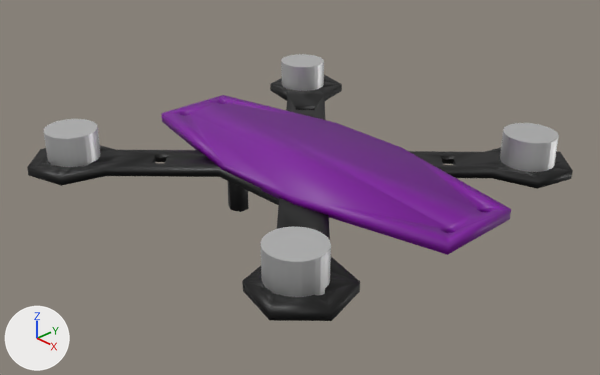
The Blender file blender/custom.blend: old version first, new version second.
Rendered twice from a 50 mm camera at (0.11, -0.1034, 0.0768) aimed at (0.0031, -0.0028, 0.0049). Lighting does not change. The marker at lower left points along +X, +Y and +Z.
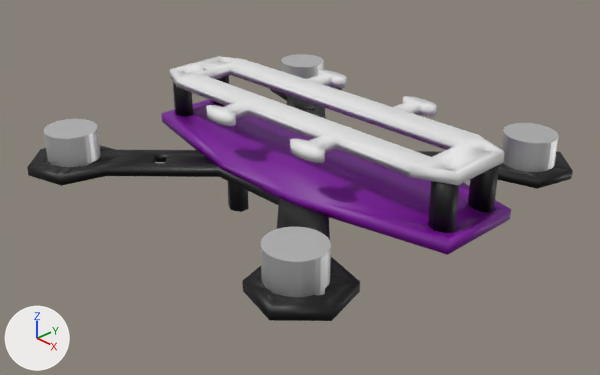
Commit message: modified:   meshes/collada_files/custom.dae

Pixel boxes [x1, y1, x2, y2] of what changed, in the pictures (600 x 375 px):
'Carbon Fiber Frame Top Longer', added: after [170, 56, 504, 185]
'Leg.006', added: after [428, 181, 459, 233]
'Leg.007', added (black): after [468, 165, 499, 212]
'Leg.005', added: after [173, 82, 193, 117]
'Leg.004', added: after [212, 76, 229, 105]

The change, as a list of edits to the scene's bpy script:
```text
Add mat_material_013:
    mat_material_013 = principled_material('Material.013')
    mat_material_013.base_color = (0.0, 0.0, 0.0)  # black #000000
Add mat_material_012:
    mat_material_012 = principled_material('Material.012')
    mat_material_012.base_color = (0.0, 0.0, 0.0)  # black #000000
Add mat_material_011:
    mat_material_011 = principled_material('Material.011')
    mat_material_011.base_color = (0.0, 0.0, 0.0)  # black #000000
Add mat_material_010:
    mat_material_010 = principled_material('Material.010')
    mat_material_010.base_color = (0.0, 0.0, 0.0)  # black #000000
Add me_carbon_fiber_frame_top_longer:
    me_carbon_fiber_frame_top_longer.from_pydata(...)  # 379 vertices, 778 faces; spans x -12.9..21.2, y -43.5..35.9, z 0.0..2.0
    me_carbon_fiber_frame_top_longer.polygons.foreach_set('use_smooth', [True] * 778)
Add me_leg_007:
    me_leg_007.from_pydata(...)  # a 6-sided cylinder along z spanning x -31.66..-27.66, y 28.0..32.0, z 0.0..10.0
    me_leg_007.polygons.foreach_set('use_smooth', [True] * 20)
    me_leg_007.materials.append(mat_material_013)  # black #000000
Add me_leg_006:
    me_leg_006.from_pydata(...)  # a 6-sided cylinder along z spanning x -31.66..-27.66, y 28.0..32.0, z 0.0..10.0
    me_leg_006.polygons.foreach_set('use_smooth', [True] * 20)
    me_leg_006.materials.append(mat_material_012)  # black #000000
Add me_leg_005:
    me_leg_005.from_pydata(...)  # a 6-sided cylinder along z spanning x -31.66..-27.66, y 28.0..32.0, z 0.0..10.0
    me_leg_005.polygons.foreach_set('use_smooth', [True] * 20)
    me_leg_005.materials.append(mat_material_011)  # black #000000
Add me_leg_004:
    me_leg_004.from_pydata(...)  # a 6-sided cylinder along z spanning x -31.66..-27.66, y 28.0..32.0, z 0.0..10.0
    me_leg_004.polygons.foreach_set('use_smooth', [True] * 20)
    me_leg_004.materials.append(mat_material_010)  # black #000000
Add ob_carbon_fiber_frame_top_longer:
    ob_carbon_fiber_frame_top_longer = bpy.data.objects.new('Carbon Fiber Frame Top Longer', me_carbon_fiber_frame_top_longer)
    ob_carbon_fiber_frame_top_longer.location = (0.0, -0.003, 0.0194)
    ob_carbon_fiber_frame_top_longer.rotation_euler = (-0.0134, -0.0118, -4.713)  # degrees (-0.8, -0.7, -270)
    ob_carbon_fiber_frame_top_longer.scale = (0.000961, 0.000961, 0.000961)
Add ob_leg_007:
    ob_leg_007 = bpy.data.objects.new('Leg.007', me_leg_007)
    ob_leg_007.location = (0.0684, -0.0236, 0.01)
    ob_leg_007.scale = (0.001, 0.001, 0.001)
Add ob_leg_006:
    ob_leg_006 = bpy.data.objects.new('Leg.006', me_leg_006)
    ob_leg_006.location = (0.0684, -0.0345, 0.01)
    ob_leg_006.scale = (0.001, 0.001, 0.001)
Add ob_leg_005:
    ob_leg_005 = bpy.data.objects.new('Leg.005', me_leg_005)
    ob_leg_005.location = (-0.0025, -0.0345, 0.01)
    ob_leg_005.scale = (0.001, 0.001, 0.001)
Add ob_leg_004:
    ob_leg_004 = bpy.data.objects.new('Leg.004', me_leg_004)
    ob_leg_004.location = (-0.0025, -0.0242, 0.01)
    ob_leg_004.scale = (0.001, 0.001, 0.001)
```
